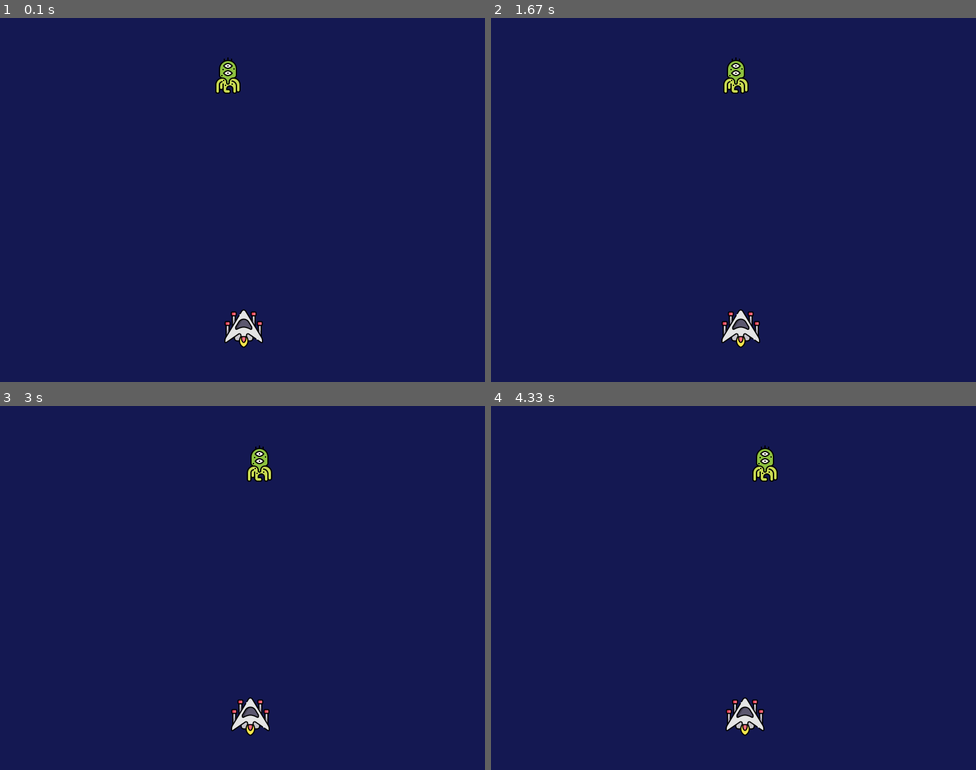
Above: before the commit, frames 1-4 (two rows, left to right).
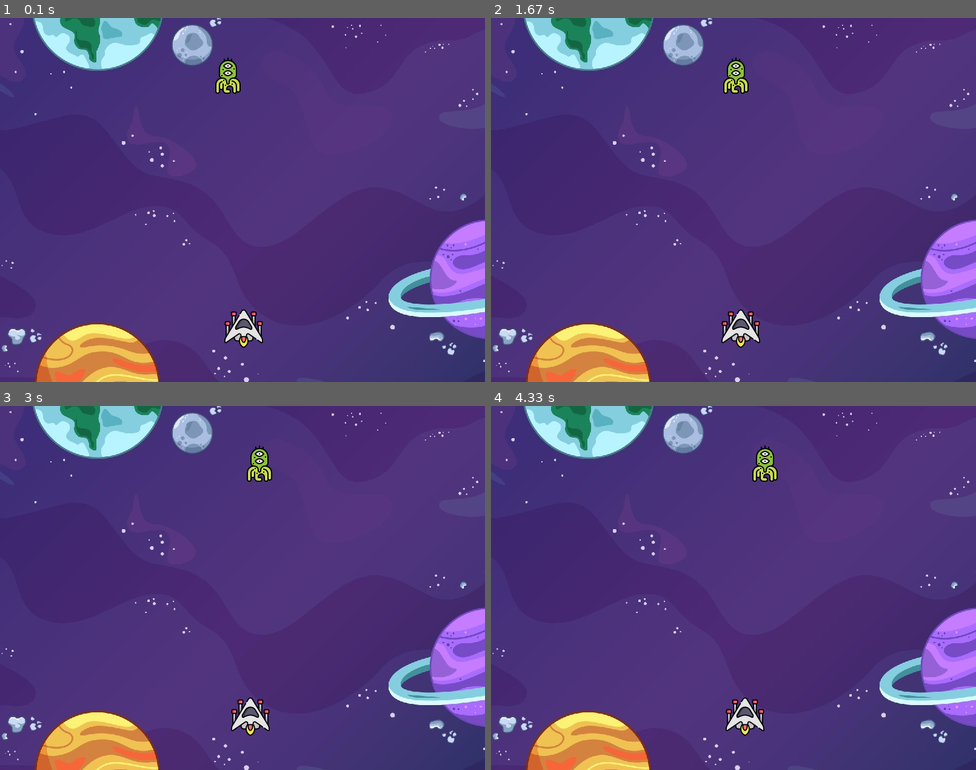
Above: after the commit, the same moments.

Repository: Luke-1310/Thesis
Game: pygame game, started from Tutorial Pygame/Space Invaders/main.py
Same seed, same stepped clock (60 frames per second), same inputs: the game is played once before the commit and once after it.
Inputs:
- Up to frame 1 (0.1 s): no input
- Up to frame 2 (1.67 s): hold Right 0.33-0.8 s; hold Right 0.83-1.3 s; hold Left from 1.33 s (still down)
- Up to frame 3 (3 s): release Left at 1.87 s; hold Left 1.9-2.3 s; hold Right 2.33-2.97 s
- Up to frame 4 (4.33 s): hold Left 3-3.47 s; hold Right 3.5-3.97 s; hold Right from 4 s (still down)

The runs differ from the first frame. In frame 1, 99% of the frame differs, in the area x 0-100%, y 0-100%; in frame 2, 99%; in frame 3, 99%; in frame 4, 99%.

Commit message:
background image

Diff:
--- a/Tutorial Pygame/Space Invaders/main.py
+++ b/Tutorial Pygame/Space Invaders/main.py
@@ -11,6 +11,9 @@
 pygame.display.set_caption("Space Invaders")
 icon = pygame.image.load('Tutorial Pygame/Space Invaders/spaceship_icon.png')
 pygame.display.set_icon(icon)
+
+#background
+background = pygame.image.load('Tutorial Pygame/Space Invaders/background_img.jpg')
 
 #player position and image
 playerImg = pygame.image.load('Tutorial Pygame/Space Invaders/spaceship_pl_1.png')
@@ -39,6 +42,9 @@
 
     #background color
     screen.fill((20,24,82))
+
+    #background image
+    screen.blit(background, (0,0))
 
     #here there're the events that will happen in the game window
     for event in pygame.event.get():
Binary file added: Tutorial Pygame/Space Invaders/background_img.jpg
